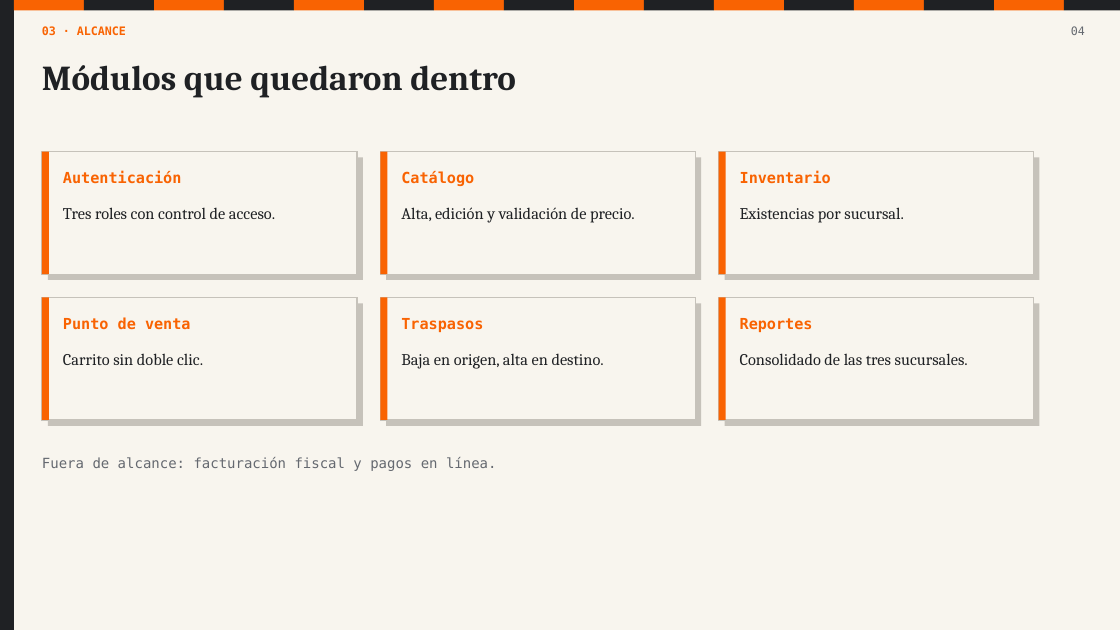
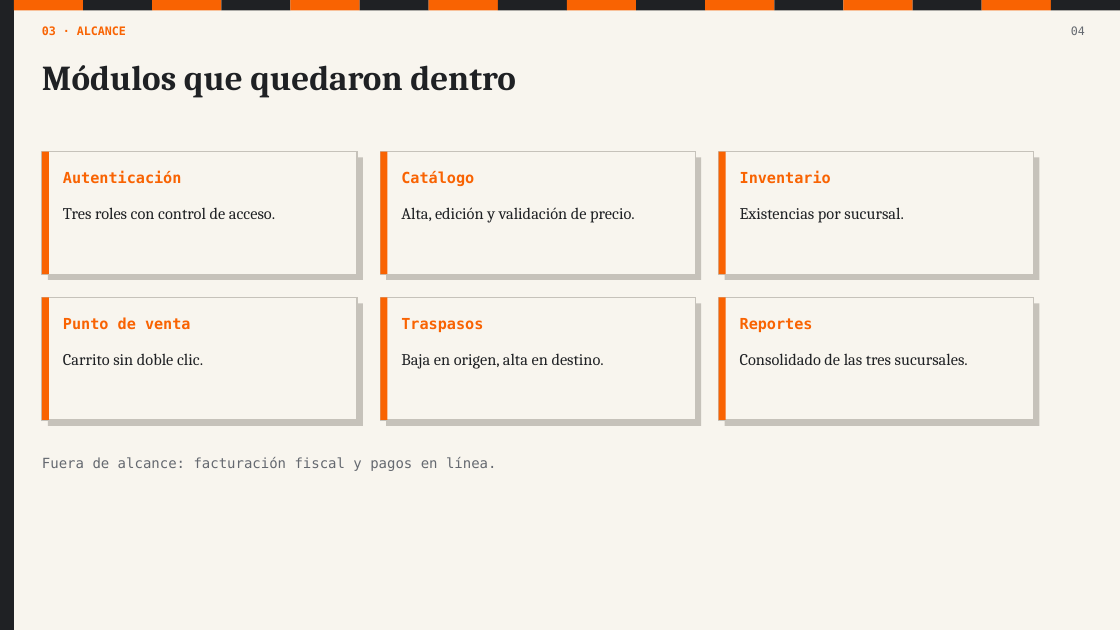
Before and after one commit to angelgael10/ferreteria-pos, a slide deck: slide 4 of docs/presentacion/Defensa_ferreteria_POS.pptx. Drawn at 1120x630 pixels with LibreOffice and Linux fonts; fonts in the diff are those of the drawing. Boxes give left, top, right and bottom in pixels: in the first picture for what was removed or moved away, otherwise in the second. Text is boxed around its words. In the diff, an @@ line names an element or a change of style, - is before the commit and + after.

```diff
--- a/docs/presentacion/Defensa_ferreteria_POS.pptx
+++ b/docs/presentacion/Defensa_ferreteria_POS.pptx
@@ 5 rectangles: place and size @@
-5 rectangles at <box>294,0,644,10</box>
+5 rectangles at <box>291,0,636,10</box>
@@ 6 rectangles: place and size @@
-6 rectangles at <box>644,0,1064,10</box>
+6 rectangles at <box>636,0,1051,10</box>
@@ rectangle: place and size @@
-rectangle at <box>1065,0,1120,10</box>
+rectangle at <box>1051,0,1120,10</box>
```
Also in this commit, not shown: 13 other slides changed, 3 other files.
